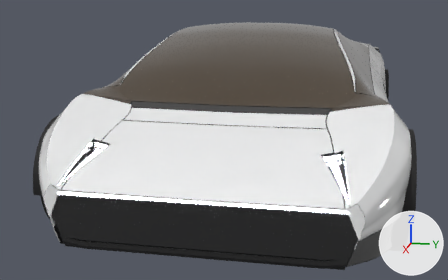
One commit to the glTF model public/models/roadster.glb: the scene before it, then after it.
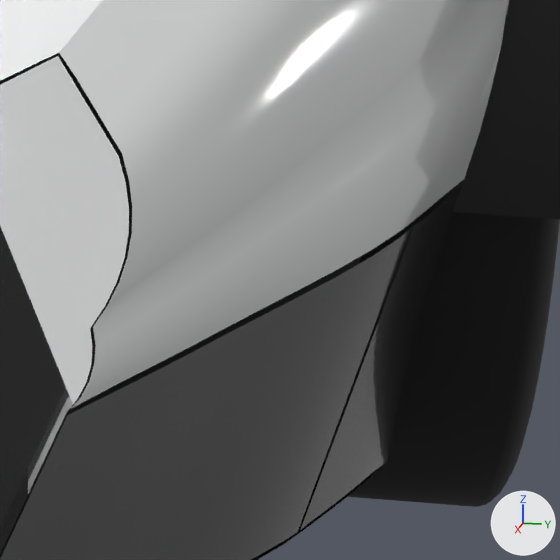
Old and new are each drawn whole from a 50 mm camera at (5.34, 0.77, 1.63) aimed at (0.11, -0.28, 0.32) and again close up on the part from 78% to 92% of the width and 71% to 92% of the height. Lighting does not change. The marker at lower right points along +X, +Y and +Z. The first two pictures are the older version. Where no turn or scale is listed for an object, it has been applied to the vertices. Vertices at exactly the same position are counted once.

Before the edit, the objects in view are built like this:
```python
me_hoodfront = bpy.data.meshes.new('HoodFront')
me_hoodfront.from_pydata(...)  # 5365 vertices, 9145 faces; spans x -2.28..2.28, y -1.16..1.16, z 0.3..1.29
me_hoodfront.materials.append(mat_paint_pearlwhite)  # white #f3f4f5
me_nozzle_1 = bpy.data.meshes.new('Nozzle_1')
me_nozzle_1.from_pydata(...)  # 768 vertices, 1520 faces; spans x -2.188..-2.028, y -0.431..0.431, z 0.434..0.526
me_nozzle_1.materials.append(mat_nozzle_brass)  # beige #e5c48e
me_port_1_interior = bpy.data.meshes.new('Port_1_Interior')
me_port_1_interior.from_pydata(...)  # 297 vertices, 558 faces; spans x -2.11..-2.04, y -0.557..0.557, z 0.44..0.52
me_port_1_interior.materials.append(mat_nozzle_throat)  # brown #30271d
ob_roadster_nozzle_brass = bpy.data.objects.new('Roadster_Nozzle_Brass', me_nozzle_1)
ob_roadster_nozzle_brass.location = (-0.02, 0.0, 0.0)
ob_roadster_nozzle_throat = bpy.data.objects.new('Roadster_Nozzle_Throat', me_port_1_interior)
ob_roadster_nozzle_throat.location = (-0.02, 0.0, 0.0)
ob_roadster_paint_pearlwhite = bpy.data.objects.new('Roadster_Paint_PearlWhite', me_hoodfront)
ob_roadster_paint_pearlwhite.location = (-0.02, 0.0, 0.0)
# also in view: 'Roadster_Trim_SatinBlack' at (-0.02, 0.0, 0.37); 'BodyCore' at (-0.02, 0.0, 0.71); 'Roadster_Trim_GlossBlack' at (-0.03, 0.0, 0.61); 'Wheel_FL_Tire' at (1.45, 1.01, 0.37); 'FrontFascia' at (2.25, 0.0, 0.37)
```
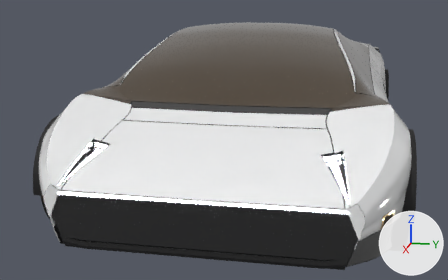
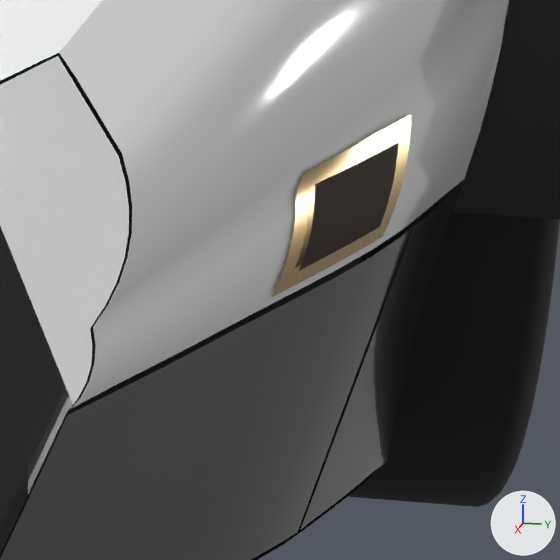
The change in detail:
me_nozzle_1 is used by ob_roadster_nozzle_brass; location (-0.02, 0.0, 0.0).
me_nozzle_1 had 768 vertices, 1520 faces and spanned x -2.188..-2.028, y -0.431..0.431, z 0.434..0.526.
me_nozzle_1 now has 930 vertices, 1776 faces and spans x -2.188..2.116, y -1.055..1.055, z 0.361..0.526.
me_nozzle_1 part 1: a new loose piece of 81 vertices spanning x 2.006..2.116, y 0.975..1.055, z 0.361..0.438, in mat_nozzle_brass (beige #e5c48e).
Other edits to the shape of me_nozzle_1 do not show in these pictures.
me_port_1_interior is used by ob_roadster_nozzle_throat; location (-0.02, 0.0, 0.0).
me_port_1_interior had 297 vertices, 558 faces and spanned x -2.11..-2.04, y -0.557..0.557, z 0.44..0.52.
me_port_1_interior now has 459 vertices, 814 faces and spans x -2.11..2.102, y -1.047..1.047, z 0.373..0.52.
me_port_1_interior part 2: a new loose piece of 81 vertices spanning x 2.022..2.102, y 0.99..1.047, z 0.373..0.426, in mat_nozzle_throat (brown #30271d).
Other edits to the shape of me_port_1_interior do not show in these pictures.

Changed parts and their boxes (x1, y1, x2, y2) in the close-ups (560 x 560 px):
'Roadster_Nozzle_Throat', reshaped (not visible before): after (299, 142, 399, 271)
'Roadster_Nozzle_Brass', reshaped (not visible before): after (271, 115, 411, 298)
